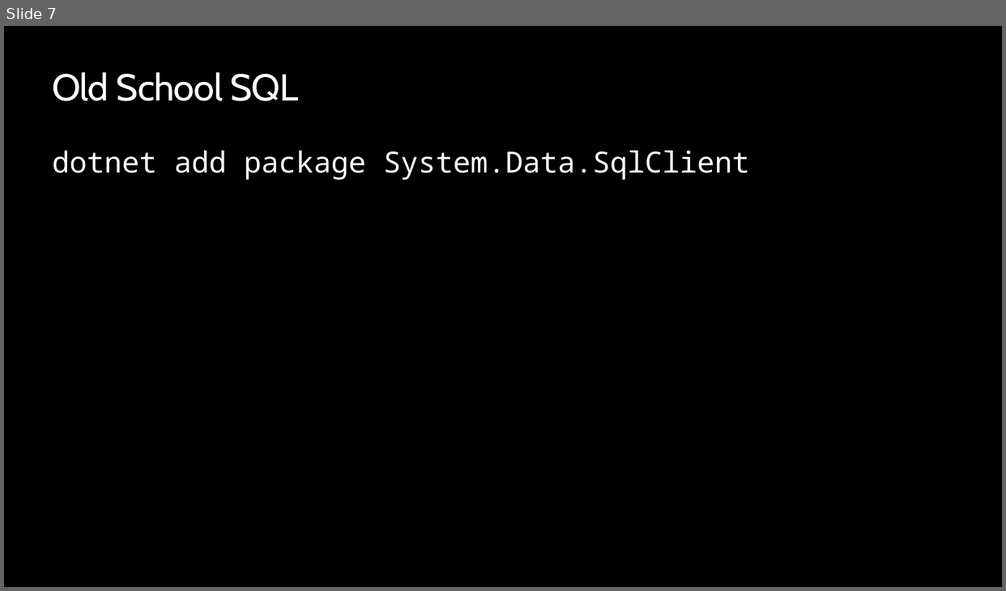
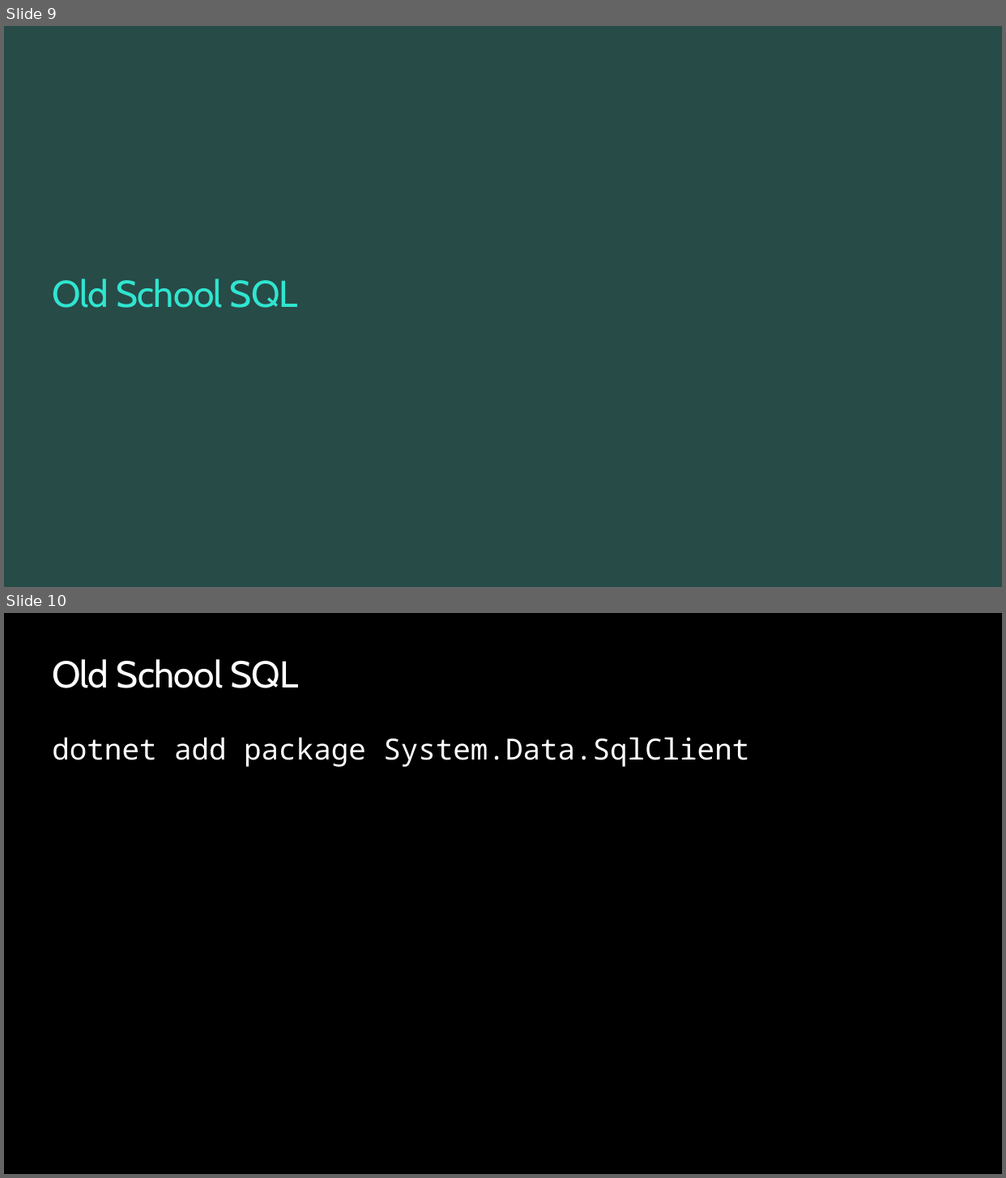
Before and after one commit to ondfisk/BDSA2020, a slide deck: Slides/Lecture04 - Data Access and Entity Framework Core.pptx. Shown one above the other, each under a label of ours: slide 7 before the commit, slides 9 and 10 after it. The pictures are 1006x591 and 1006x1178 pixels, drawn with LibreOffice and Linux fonts; fonts in the diff are those of the drawing; background and template pictures are left out. Boxes give left, top, right and bottom in pixels: in the first picture for what was removed or moved away, otherwise in the second. Text is boxed around its words. In the diff, an @@ line names an element or a change of style, - is before the commit and + after.

```diff
--- a/Slides/Lecture04 - Data Access and Entity Framework Core.pptx
+++ b/Slides/Lecture04 - Data Access and Entity Framework Core.pptx
@@ slide 9 added at <box>4,26,1002,587</box>, background #274B47 @@
@@ title added at <box>52,279,298,308</box>, 36 pt, text #30E5D0 @@
+Old School SQL
@@ what was slide 7 is now slide 10 @@
```
Also in this commit, not shown: 2 slides changed, 8 other slides added, 2 slides removed, 24 other files.
